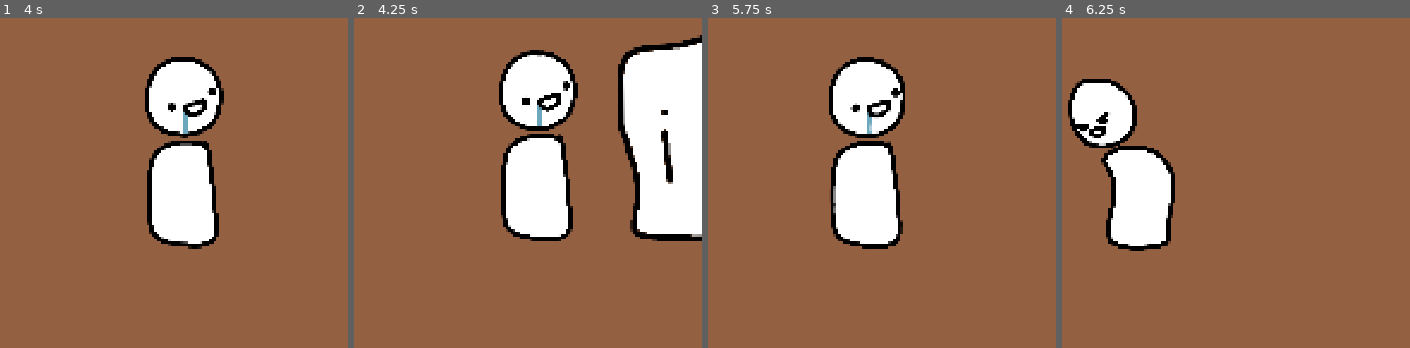
Above: before the commit, frames 1-4 (left to right).
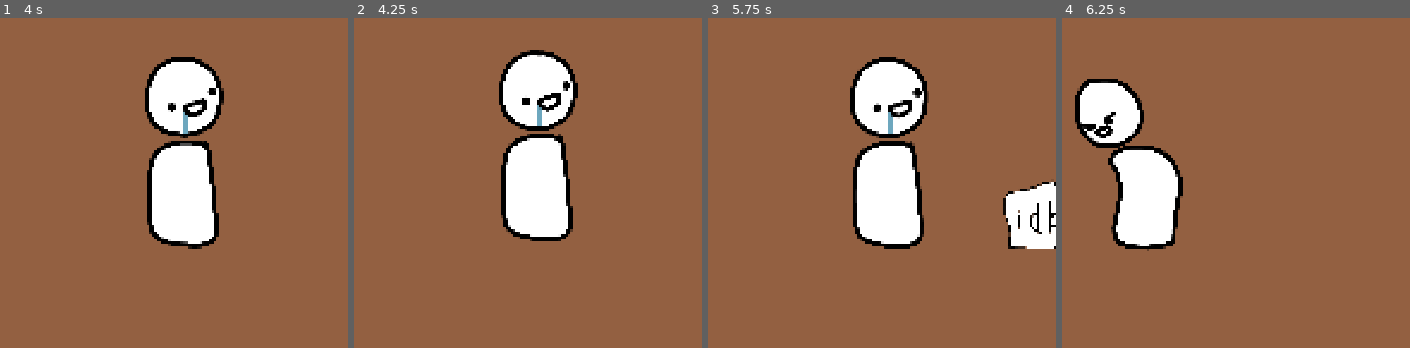
Above: after the commit, the same moments.

Repository: IMOitself/godot-game-idk
Game: Godot game, scene res://scenes/game.tscn
The game is run twice, just before and just after one commit, with the same random seed, the same clock (stepped at 60 frames per second) and the same inputs.
Inputs (mouse positions are in pixels of both pictures, inside the frame that each line leads up to):
- Up to frame 1 (4 s): move the mouse to (222, 235) at 0.52 s; press the mouse at (222, 235) at 0.53 s; hold D (move_right) 0.53-2.03 s; move the mouse to (31, 315) at 1.27 s; release the mouse at (31, 315) at 1.28 s; click (31, 315) at 1.35 s; move the mouse to (167, 100) at 2.02 s; press the mouse at (167, 100) at 2.03 s; hold A (move_left) 2.03-2.78 s; move the mouse to (outside the picture) at 2.77 s; release the mouse at (outside the picture) at 2.78 s; hold D (move_right) from 2.78 s (still down); click (outside the picture) at 2.85 s; move the mouse to (outside the picture) at 3.52 s; press the mouse at (outside the picture) at 3.53 s
- Up to frame 2 (4.25 s): keep holding D (move_right)
- Up to frame 3 (5.75 s): move the mouse to (outside the picture) at 4.27 s; release D (move_right) at 4.28 s; release the mouse at (outside the picture) at 4.28 s; hold A (move_left) 4.28-5.03 s; click (outside the picture) at 4.35 s; move the mouse to (854, 275) at 5.02 s; press the mouse at (854, 275) at 5.03 s; hold D (move_right) from 5.03 s (still down)
- Up to frame 4 (6.25 s): move the mouse to (1117, 74) at 5.77 s; release D (move_right) at 5.78 s; release the mouse at (1117, 74) at 5.78 s; hold A (move_left) from 5.78 s (still down); click (1117, 74) at 5.85 s

Frame 1 is identical in both runs. In frame 2, 13% of the frame differs, in the area x 75-100%, y 5-68%; in frame 3, 12%; in frame 4, 3.8%.

Commit message:
fix: cant pickup because player cant pass through;
feat: drop item

Diff:
--- a/scenes/game.tscn
+++ b/scenes/game.tscn
@@ -1,6 +1,5 @@
 [gd_scene format=4 uid="uid://cowqwac3otksl"]
 
-[ext_resource type="Script" uid="uid://djlb1nrpaewbf" path="res://scripts/game.gd" id="1_kvpfn"]
 [ext_resource type="Texture2D" uid="uid://m5neike0dm7i" path="res://assets/backgrounds/bunker.jpg" id="1_u5sy4"]
 [ext_resource type="Texture2D" uid="uid://c4mcfduxgsjru" path="res://assets/backgrounds/cavern.jpg" id="2_gee14"]
 [ext_resource type="Texture2D" uid="uid://40b1piywu44e" path="res://assets/backgrounds/forest.jpg" id="3_0tnpc"]
@@ -58,11 +57,6 @@
 sources/5 = SubResource("TileSetAtlasSource_rysoc")
 sources/6 = SubResource("TileSetAtlasSource_ssvqc")
 
-[sub_resource type="LabelSettings" id="LabelSettings_jpwme"]
-font_size = 128
-outline_size = 16
-outline_color = Color(0, 0, 0, 1)
-
 [sub_resource type="RectangleShape2D" id="RectangleShape2D_jpwme"]
 size = Vector2(500, 925)
 
@@ -73,13 +67,12 @@
 size = Vector2(4674, 933)
 
 [node name="game" type="Node2D" unique_id=49382964]
-script = ExtResource("1_kvpfn")
 
 [node name="TileMapLayer" type="TileMapLayer" parent="." unique_id=309437503]
 tile_map_data = PackedByteArray("AAAAAP//BgAAAAAAAAABAP//BgAAAAAAAAACAP//BgAAAAAAAAADAP//BgAAAAAAAAAEAP//AQAAAAAAAAAFAP …(608 unchanged characters)…
 tile_set = SubResource("TileSet_jpwme")
 
-[node name="player" parent="." unique_id=2029330779 instance=ExtResource("5_0tnpc")]
+[node name="player" parent="." unique_id=2029330779 groups=["player"] instance=ExtResource("5_0tnpc")]
 z_index = 50
 position = Vector2(1705, -1339)
 scale = Vector2(0.7, 0.7)
@@ -93,20 +86,6 @@
 limit_bottom = 0
 limit_smoothed = true
 position_smoothing_enabled = true
-
-[node name="count" type="Label" parent="player" unique_id=874603895]
-offset_left = -135.71432
-offset_top = -712.8572
-offset_right = 117.14285
-offset_bottom = -537.8572
-text = "1"
-label_settings = SubResource("LabelSettings_jpwme")
-horizontal_alignment = 1
-vertical_alignment = 1
-
-[node name="last_pickupped_item" type="Area2D" parent="player" unique_id=172940122]
-position = Vector2(-10, -448.5714)
-scale = Vector2(0.99999994, 0.99999994)
 
 [node name="secretone" type="Node" parent="." unique_id=1482280895]
 
--- a/scripts/game.gd
+++ /dev/null
@@ -1,21 +0,0 @@
-extends Node2D
-
-
-# SELECTABLE ITEMS LOGIC
-
-var selected_item = null
-
-func _on_item_entered(item):
-	# old
-	if selected_item and selected_item != item: selected_item.scale = Vector2(1, 1)
-
-	selected_item = item
-	selected_item.scale = Vector2(1.1, 1.1)
-	print("a")
-
-func _on_item_exited(item):
-	if selected_item == item:
-		selected_item.scale = Vector2(1, 1)
-		selected_item = null
-
-# =========================
--- a/scripts/item.gd
+++ b/scripts/item.gd
@@ -4,12 +4,15 @@
 
 var isPickedUp := false
 var canPickUp := false
-var animationTime = 0.5
+var animationTime = 0.2
 
-func _on_ready() -> void:
-	# deactivate physics of RigidBody :D
-	freeze = true
-	rigidbody_collision.disabled = true
+func _ready() -> void:
+	for c in get_children():
+		c.scale *= scale
+		c.position *= scale
+	scale = Vector2.ONE
+	set_deferred("freeze", true)
+	rigidbody_collision.set_deferred("disabled", true)
 
 func _on_area_2d_body_entered(body: Node2D) -> void:
 	if body == get_tree().get_first_node_in_group("player"):
@@ -23,26 +26,33 @@
 	var player = get_tree().get_first_node_in_group("player")
 	var isPlayerParent = get_parent() == player
 
-	if canPickUp and event.is_action_pressed("interaction"):
+	if canPickUp and player.pickupped_item == null and event.is_action_pressed("interact"):
+		freeze = true
+		rigidbody_collision.disabled = true
+		rotation = 0
+		player.pickupped_item = self
 		_pickup_animation()
 		isPickedUp = true
 		canPickUp = false
 
-	if isPickedUp and isPlayerParent and event.is_action_pressed("interaction"):
+	if isPickedUp and isPlayerParent and event.is_action_pressed("interact"):
+		player.pickupped_item = null
+		isPickedUp = false
+		canPickUp = true
+		add_collision_exception_with(player)
 		reparent(get_tree().current_scene)
-
-		freeze= false
+		scale = Vector2.ONE
+		freeze = false
 		rigidbody_collision.disabled = false
-
-		var xForce = player.get_direction() * 200
-		apply_impulse(Vector2(xForce,-200))
+		var xForce = player.get_direction() * 400
+		apply_impulse(Vector2(xForce, 200))
 
 func _pickup_animation():
 	var player = get_tree().get_first_node_in_group("player")
 	player.pick_up(animationTime)
 
 	var tween = get_tree().create_tween()
-	tween.tween_property(self, "global_position", player.global_position + Vector2(0, -14), animationTime)
+	tween.tween_property(self, "global_position", player.global_position + Vector2(0, -100), animationTime)
 	await tween.finished
 
 	reparent(player)
--- a/scripts/player.gd
+++ b/scripts/player.gd
@@ -2,11 +2,9 @@
 
 const SPEED = 800.0
 const JUMP_VELOCITY = -200
-var selected_item = null
 var pickupped_item = null
 var is_interacting: bool = false
 
-@onready var last_pickupped_item: Area2D = $last_pickupped_item
 @onready var anim: AnimatedSprite2D = $AnimatedSprite2D
 
 # ============================================================
@@ -14,22 +12,6 @@
 # INTERACTION LOGIC
 #
 # ============================================================
-
-func interact():
-	# PICKUP ITEM
-	if selected_item == null: return
-	if pickupped_item != null: return
-
-	for child in last_pickupped_item.get_children():
-		child.queue_free()
-
-	var item_copy = selected_item.duplicate()
-	item_copy.position = Vector2.ZERO
-	last_pickupped_item.add_child(item_copy)
-	pickupped_item = item_copy
-
-	selected_item.queue_free()
-	selected_item = null
 
 func pick_up(duration):
 	set_physics_process(false)
@@ -66,9 +48,6 @@
 	else:
 		velocity.x = move_toward(velocity.x, 0, SPEED)
 
-	if pickupped_item: $count.text = str(1)
-	else: $count.text = ""
-
 	move_and_slide()
 
 func handle_anims():
@@ -77,7 +56,6 @@
 		anim.play("interact")
 		await anim.animation_finished
 		is_interacting = false
-		interact()
 
 	if not is_interacting: anim.play("idle")
 
--- a/scripts/spawners/spawner_1.gd
+++ b/scripts/spawners/spawner_1.gd
@@ -20,13 +20,12 @@
 
 func spawn_item():
 	var half_width = collision_shape.shape.size.x / 2
-	var x = randf_range(-half_width, half_width)
+	var x = randf_range(-half_width + 300, half_width - 300)
 
 	var item = ITEM.instantiate()
 	item.add_to_group("items")
-	item.scale = Vector2(0.5, 0.5)
+	item.scale = Vector2(0.3, 0.3)
 	item.position = collision_shape.position + Vector2(x, SPAWN_Y)
-	var player = get_tree().current_scene.get_node("player")
 	add_child(item)
 
 func clear_all_items():
Not shown, removed: scripts/game.gd.uid
